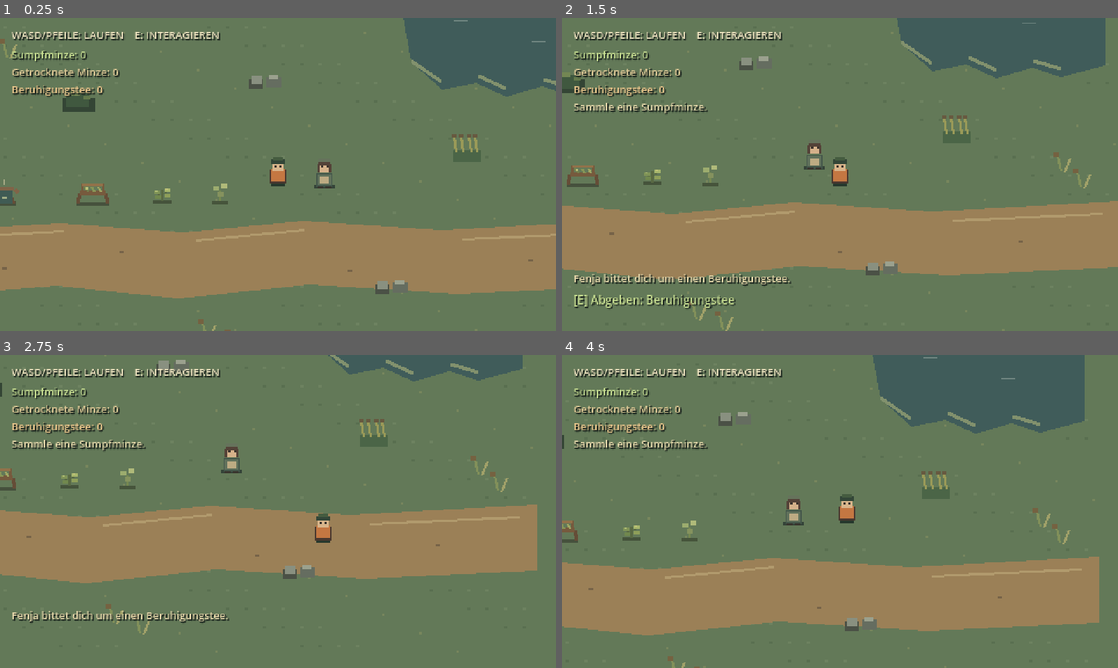
Above: before the commit, frames 1-4 (two rows, left to right).
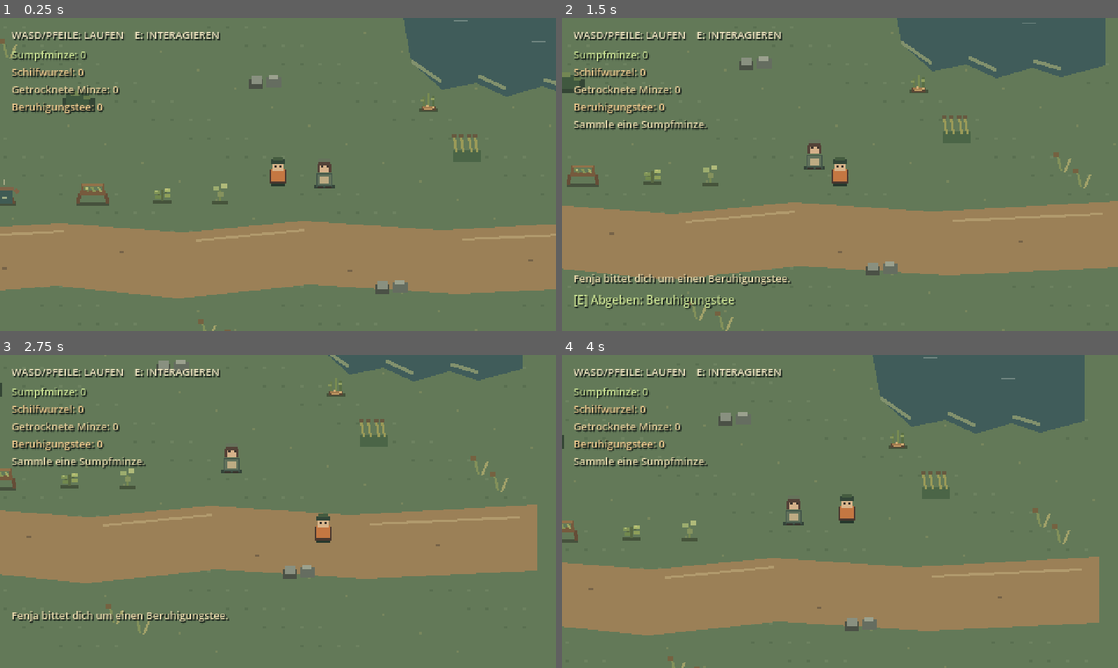
Above: after the commit, the same moments.

Repository: Fremarx/Moor-Apotheke
Game: Godot game, scene res://scenes/main.tscn
The game is run twice, just before and just after one commit, with the same random seed, the same clock (stepped at 60 frames per second) and the same inputs.
Inputs:
- Up to frame 1 (0.25 s): no input
- Up to frame 2 (1.5 s): tap Enter at 0.5 s; hold D (move_right) 0.53-1.28 s; hold E (interact) 0.53-1.28 s; hold S (move_down) from 1.28 s (still down); tap E (interact) at 1.35 s
- Up to frame 3 (2.75 s): release S (move_down) at 2.03 s; hold D (move_right) from 2.03 s (still down); hold E (interact) from 2.03 s (still down)
- Up to frame 4 (4 s): release D (move_right) at 2.78 s; release E (interact) at 2.78 s; hold W (move_up) 2.78-3.53 s; tap E (interact) at 2.85 s; hold A (move_left) from 3.53 s (still down); hold E (interact) from 3.53 s (still down)

The runs differ from the first frame. In frame 1, 1.1% of the frame differs, in the area x 2-79%, y 16-31%; in frame 2, 1.7%, in the area x 2-66%, y 16-37%; in frame 3, 1.7%; in frame 4, 1.7%.

Commit message:
feat(content): add reed root gathering

Diff:
--- a/scenes/main.tscn
+++ b/scenes/main.tscn
@@ -53,9 +53,9 @@
 
 [node name="DriedMintCount" type="Label" parent="HUD"]
 offset_left = 10.0
-offset_top = 40.0
+offset_top = 55.0
 offset_right = 220.0
-offset_bottom = 55.0
+offset_bottom = 70.0
 theme_override_colors/font_color = Color(0.87, 0.79, 0.59, 1)
 theme_override_colors/font_shadow_color = Color(0.12, 0.16, 0.13, 1)
 theme_override_constants/shadow_offset_x = 1
@@ -63,11 +63,23 @@
 theme_override_font_sizes/font_size = 9
 text = "Getrocknete Minze: 0"
 
+[node name="ReedRootCount" type="Label" parent="HUD"]
+offset_left = 10.0
+offset_top = 40.0
+offset_right = 220.0
+offset_bottom = 55.0
+theme_override_colors/font_color = Color(0.92, 0.78, 0.55, 1)
+theme_override_colors/font_shadow_color = Color(0.12, 0.16, 0.13, 1)
+theme_override_constants/shadow_offset_x = 1
+theme_override_constants/shadow_offset_y = 1
+theme_override_font_sizes/font_size = 9
+text = "Schilfwurzel: 0"
+
 [node name="TeaCount" type="Label" parent="HUD"]
 offset_left = 10.0
-offset_top = 55.0
+offset_top = 70.0
 offset_right = 220.0
-offset_bottom = 70.0
+offset_bottom = 85.0
 theme_override_colors/font_color = Color(0.92, 0.78, 0.55, 1)
 theme_override_colors/font_shadow_color = Color(0.12, 0.16, 0.13, 1)
 theme_override_constants/shadow_offset_x = 1
@@ -78,9 +90,9 @@
 [node name="QuestStatus" type="Label" parent="HUD"]
 visible = false
 offset_left = 10.0
-offset_top = 70.0
+offset_top = 85.0
 offset_right = 460.0
-offset_bottom = 85.0
+offset_bottom = 100.0
 theme_override_colors/font_color = Color(0.9, 0.85, 0.67, 1)
 theme_override_colors/font_shadow_color = Color(0.12, 0.16, 0.13, 1)
 theme_override_constants/shadow_offset_x = 1
--- a/scenes/world/test_map.tscn
+++ b/scenes/world/test_map.tscn
@@ -11,6 +11,9 @@
 radius = 6.0
 
 [sub_resource type="CircleShape2D" id="CircleShape2D_sumpfminze"]
+radius = 6.0
+
+[sub_resource type="CircleShape2D" id="CircleShape2D_schilfwurzel"]
 radius = 6.0
 
 [sub_resource type="CircleShape2D" id="CircleShape2D_drying_rack"]
@@ -72,6 +75,19 @@
 [node name="CollisionShape2D" type="CollisionShape2D" parent="Sumpfminze"]
 shape = SubResource("CircleShape2D_sumpfminze")
 
+[node name="Schilfwurzel" type="Area2D" parent="."]
+position = Vector2(450, 119)
+collision_layer = 2
+collision_mask = 0
+script = ExtResource("3_herb_pickup")
+display_name = "Schilfwurzel"
+action_verb = "Sammeln"
+feedback_text = "Du sammelst eine Schilfwurzel."
+item_id = "reed_root"
+
+[node name="CollisionShape2D" type="CollisionShape2D" parent="Schilfwurzel"]
+shape = SubResource("CircleShape2D_schilfwurzel")
+
 [node name="Trockengestell" type="Area2D" parent="."]
 position = Vector2(160, 198)
 collision_layer = 2
--- a/scripts/herb_pickup.gd
+++ b/scripts/herb_pickup.gd
@@ -25,6 +25,14 @@
 
 
 func _draw() -> void:
+	if item_id == "reed_root":
+		_draw_reed_root()
+		return
+
+	_draw_sump_mint()
+
+
+func _draw_sump_mint() -> void:
 	draw_rect(Rect2(Vector2(-8, 4), Vector2(16, 3)), Color("45533b"))
 	draw_line(Vector2(0, 5), Vector2(0, -5), Color("596943"), 2.0)
 	draw_line(Vector2(-1, 1), Vector2(-5, -2), Color("596943"), 1.0)
@@ -35,3 +43,18 @@
 	draw_rect(Rect2(Vector2(2, -1), Vector2(5, 3)), Color("8f9f59"))
 	draw_rect(Rect2(Vector2(-6, -4), Vector2(2, 1)), Color("b0bd76"))
 	draw_rect(Rect2(Vector2(3, -6), Vector2(2, 1)), Color("c2c47b"))
+
+
+func _draw_reed_root() -> void:
+	# Upright reed leaves mark the plant; the exposed root gives it a separate silhouette.
+	draw_rect(Rect2(Vector2(-8, 4), Vector2(16, 3)), Color("45533b"))
+	draw_rect(Rect2(Vector2(-5, -6), Vector2(2, 10)), Color("667b4c"))
+	draw_rect(Rect2(Vector2(-1, -9), Vector2(2, 13)), Color("788b51"))
+	draw_rect(Rect2(Vector2(3, -7), Vector2(2, 11)), Color("596f45"))
+	draw_rect(Rect2(Vector2(-7, -4), Vector2(3, 2)), Color("849359"))
+	draw_rect(Rect2(Vector2(2, -5), Vector2(3, 2)), Color("91a05f"))
+	draw_rect(Rect2(Vector2(-6, 2), Vector2(12, 4)), Color("594735"))
+	draw_rect(Rect2(Vector2(-5, 2), Vector2(9, 2)), Color("a17a4e"))
+	draw_rect(Rect2(Vector2(-4, 4), Vector2(7, 1)), Color("c19a64"))
+	draw_rect(Rect2(Vector2(-2, 1), Vector2(2, 2)), Color("d0ad74"))
+	draw_rect(Rect2(Vector2(3, 2), Vector2(2, 2)), Color("d0ad74"))
--- a/scripts/main.gd
+++ b/scripts/main.gd
@@ -4,6 +4,7 @@
 @onready var _inventory: Node = $Inventory
 @onready var _fenja_quest: Node = $Quest/FenjaQuest
 @onready var _inventory_count: Label = $HUD/InventoryCount
+@onready var _reed_root_count: Label = $HUD/ReedRootCount
 @onready var _dried_mint_count: Label = $HUD/DriedMintCount
 @onready var _tea_count: Label = $HUD/TeaCount
 @onready var _quest_status: Label = $HUD/QuestStatus
@@ -52,6 +53,8 @@
 func _on_item_count_changed(item_id: String, amount: int) -> void:
 	if item_id == "sump_mint":
 		_inventory_count.text = "Sumpfminze: %d" % amount
+	elif item_id == "reed_root":
+		_reed_root_count.text = "Schilfwurzel: %d" % amount
 	elif item_id == "dried_sump_mint":
 		_dried_mint_count.text = "Getrocknete Minze: %d" % amount
 	elif item_id == "calming_tea":
--- /dev/null
+++ b/tests/content_001a_reed_root_collection_test.gd
@@ -0,0 +1,87 @@
+extends SceneTree
+
+const MAIN_SCENE: PackedScene = preload("res://scenes/main.tscn")
+
+var _failures: Array[String] = []
+
+
+func _initialize() -> void:
+	call_deferred("_run")
+
+
+func _run() -> void:
+	var main := MAIN_SCENE.instantiate()
+	root.add_child(main)
+	await physics_frame
+	await physics_frame
+
+	var player := main.get_node_or_null("World/Player")
+	var pickup := main.get_node_or_null("World/TestMap/Schilfwurzel") as Area2D
+	var inventory := main.get_node_or_null("Inventory")
+	var prompt := main.get_node_or_null("HUD/InteractionPrompt") as Label
+	var mint_count := main.get_node_or_null("HUD/InventoryCount") as Label
+	var reed_count := main.get_node_or_null("HUD/ReedRootCount") as Label
+
+	_check(player != null, "the player exists")
+	_check(pickup != null, "the Schilfwurzel pickup exists")
+	_check(inventory != null, "the inventory exists")
+	_check(prompt != null, "the interaction prompt exists")
+	_check(mint_count != null, "the Sumpfminze HUD count exists")
+	_check(reed_count != null, "the Schilfwurzel HUD count exists")
+	if player == null or pickup == null or inventory == null or prompt == null or mint_count == null or reed_count == null:
+		_finish()
+		return
+
+	_check(str(pickup.get("item_id")) == "reed_root", "the pickup has its own reed-root item id")
+	_check(int(inventory.call("get_count", "reed_root")) == 0, "the reed-root inventory starts at zero")
+	_check(reed_count.text == "Schilfwurzel: 0", "the HUD starts with zero Schilfwurzel")
+	_check(int(inventory.call("get_count", "sump_mint")) == 0, "the Sumpfminze inventory starts independently at zero")
+
+	player.global_position = pickup.global_position + Vector2(40, 0)
+	_press_e(player)
+	_check(int(inventory.call("get_count", "reed_root")) == 0, "E outside range does not collect the plant")
+
+	player.global_position = pickup.global_position + Vector2(6, 0)
+	await physics_frame
+	await physics_frame
+	_check(prompt.visible, "the pickup prompt appears in range")
+	_check(prompt.text.contains("Schilfwurzel"), "the prompt names Schilfwurzel")
+	_check(prompt.text.contains("Sammeln"), "the prompt explains the collection action")
+	_press_e(player)
+	_check(int(inventory.call("get_count", "reed_root")) == 1, "collecting adds one reed root")
+	_check(reed_count.text == "Schilfwurzel: 1", "the HUD updates after collecting")
+	_check(int(inventory.call("get_count", "sump_mint")) == 0, "collecting a reed root does not change Sumpfminze")
+	_check(mint_count.text == "Sumpfminze: 0", "the Sumpfminze HUD count remains independent")
+	_check(not pickup.visible, "the collected plant disappears")
+
+	await physics_frame
+	await physics_frame
+	_press_e(player)
+	_check(int(inventory.call("get_count", "reed_root")) == 1, "the same plant cannot be collected twice")
+	_check(reed_count.text == "Schilfwurzel: 1", "repeated interaction does not change the HUD count")
+
+	main.queue_free()
+	_finish()
+
+
+func _press_e(player: Node) -> void:
+	var event := InputEventKey.new()
+	event.physical_keycode = KEY_E
+	event.pressed = true
+	player.call("_unhandled_input", event)
+
+
+func _check(condition: bool, description: String) -> void:
+	if not condition:
+		_failures.append(description)
+
+
+func _finish() -> void:
+	if _failures.is_empty():
+		print("CONTENT-001a reed-root collection checks passed.")
+		quit(0)
+		return
+
+	for failure in _failures:
+		push_error("CONTENT-001a check failed: " + failure)
+	quit(1)
Not shown: 1 places in scenes/world/test_map.tscn that only renumber resources
Not shown, added: tests/content_001a_reed_root_collection_test.gd.uid
Not shown, changed: GAME_PLAN.md
Not shown, changed: PROJECT_PLAN.md
Not shown, changed: docs/AI_CONTEXT.md
Not shown, changed: docs/ARCHITECTURE.md
Not shown, changed: docs/KNOWLEDGE_BASE.md
Not shown, changed: docs/TESTING.md
